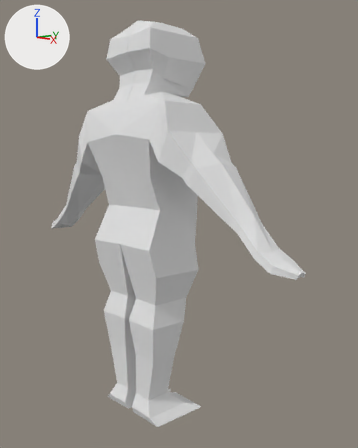
Two versions of the Blender file Human/Human.blend, one commit apart.
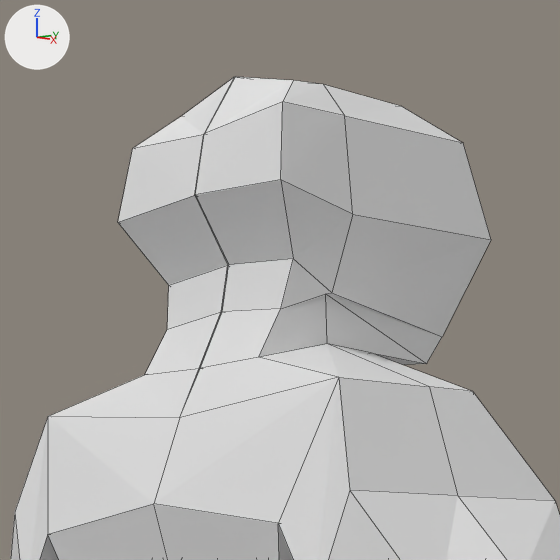
The first picture shows the older version from a 50 mm camera at (8.14, -6.32, 5.34) aimed at (0.4, 0.71, 3.99). The close-ups show both versions on the part from 21% to 63% of the width and 0% to 33% of the height of that picture; other places that the commit changed are outside them. The lights are fixed; the arrows at upper left show +X, +Y and +Z. The close-ups show mesh edges as thin lines.
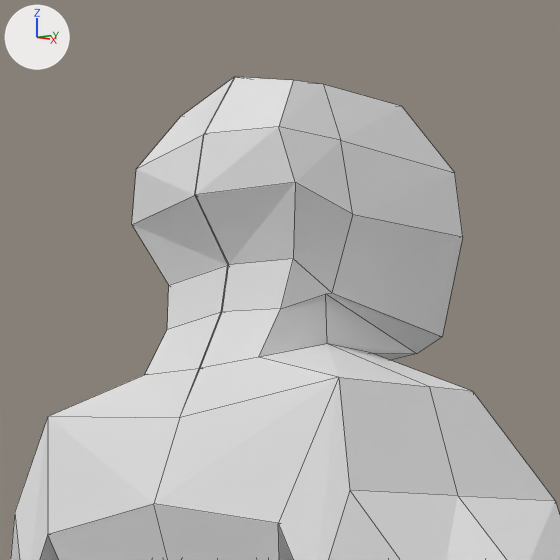
Where the change shows, as pixel boxes [x1, y1, x2, y2] in the close-ups (560 x 560 px; the box of a moved part takes in the faces that stretch with it):
part 1 of me_cube_006, moved or reshaped: before [118, 77, 491, 365]; after [132, 77, 463, 360]

The change, as a list of edits to the scene's bpy script:
```text
Change me_cube_006:
    where me_cube_006.from_pydata(...)  # 156 vertices, 154 faces; spans x 0.0..3.88, y -1.1..0.67, z -5.15..2.93
    used by ob_cube_001; location = (0.0, 0.497, 5.157)
    me_cube_006 part 1
    me_cube_006.vertices[103].co: (0.71, -0.81, 2.24) -> (0.71, -0.72, 2.24)  # pixel (280, 179) -> pixel (295, 182)
    me_cube_006.vertices[104].co: (0.71, 0.66, 2.13) -> (0.66, 0.49, 2.13)  # pixel (491, 239) -> pixel (462, 236)
    me_cube_006.vertices[108].co: (0.65, -0.34, 2.63) -> (0.62, -0.34, 2.51)  # pixel (344, 115) -> pixel (340, 140)
    me_cube_006.vertices[109].co: (0.65, 0.5, 2.63) -> (0.59, 0.5, 2.48)  # pixel (463, 142) -> pixel (454, 172)
    me_cube_006.vertices[112].co: (0.65, -0.74, 2.63) -> (0.62, -0.74, 2.51)  # pixel (282, 101) -> pixel (278, 126)
    me_cube_006.vertices[117].co: (0.5, 0.38, 1.47) -> (0.42, 0.38, 1.53)  # pixel (426, 363) -> pixel (416, 353)
```
